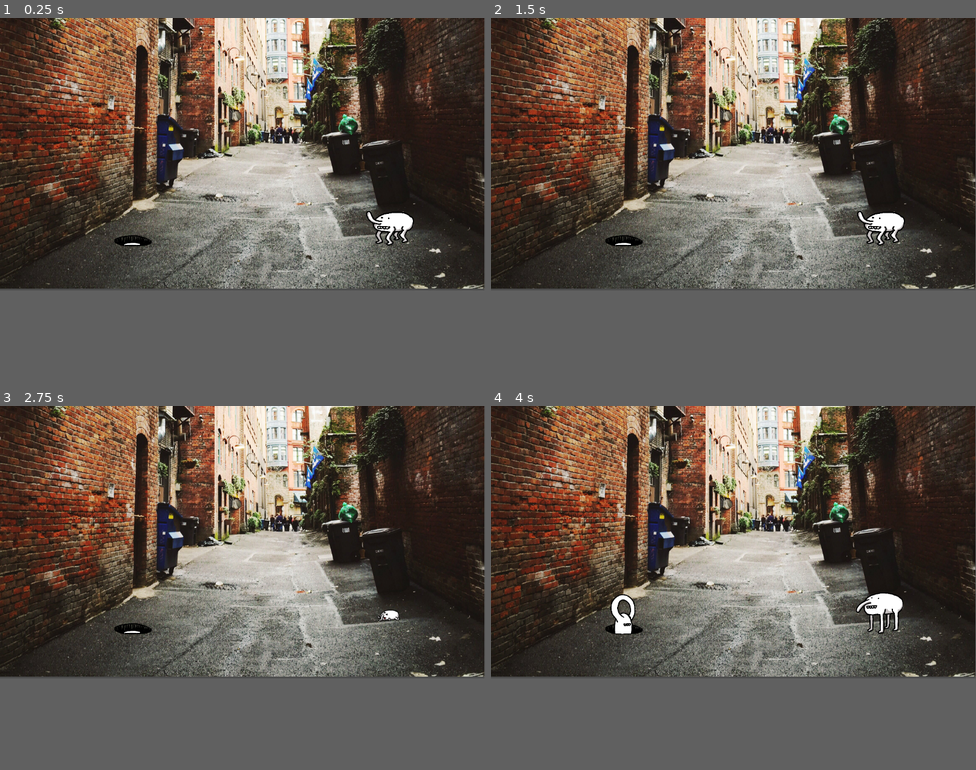
Above: before the commit, frames 1-4 (two rows, left to right).
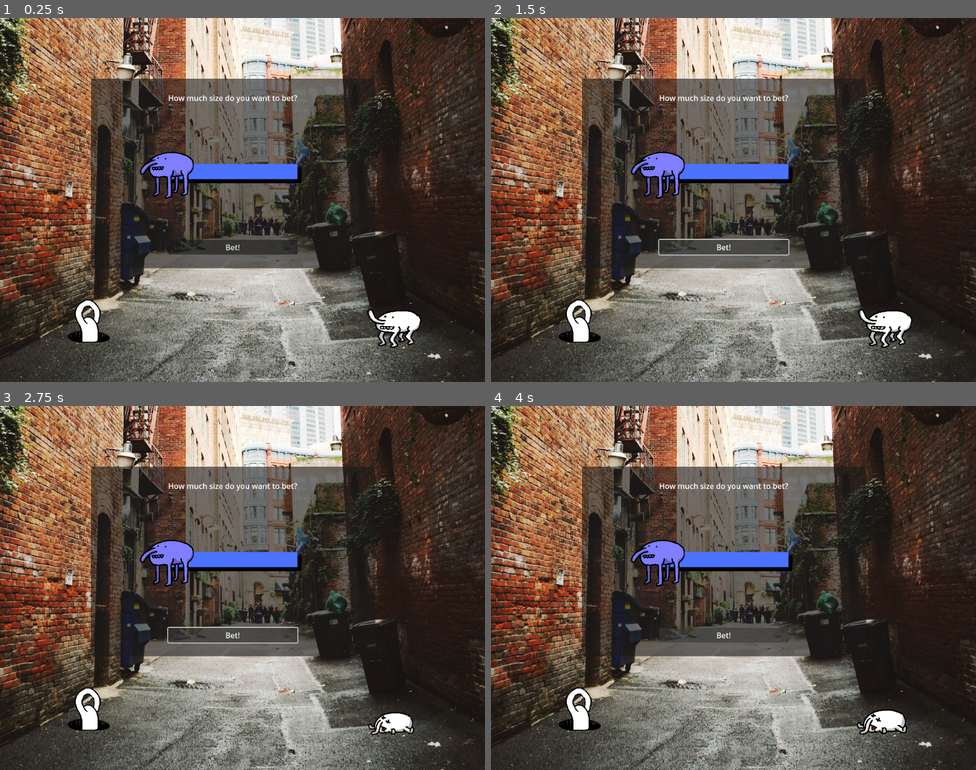
Above: after the commit, the same moments.

Repository: sirovenmitts/microjam-045
Game: Godot game, scene res://World.tscn
Same seed, same stepped clock (60 frames per second), same inputs: the game is played once before the commit and once after it. The project has no main scene, so this scene is started directly.
Inputs (mouse positions are in pixels of both pictures, inside the frame that each line leads up to):
- Up to frame 1 (0.25 s): no input
- Up to frame 2 (1.5 s): click (723, 189) at 0.5 s, where only the run after the commit has a clickable "Bet!"; tap Enter at 1.25 s; hold Right (ui_right) from 1.28 s (still down)
- Up to frame 3 (2.75 s): release Right (ui_right) at 2.03 s; hold Down (ui_down) from 2.03 s (still down)
- Up to frame 4 (4 s): tap Space at 2.75 s; release Down (ui_down) at 2.78 s; hold Right (ui_right) 2.78-3.53 s; hold Up (ui_up) from 3.53 s (still down)
In our replay, the window is 799x449 before the commit and 800x600 after it. These sizes can differ from the game's own. Grey fills any space a smaller window leaves; there, only what the larger window draws over its background counts as a difference.

The runs differ from the first frame. In frame 1, 80% of the frame differs, in the area x 0-100%, y 0-100%; in frame 2, 80%; in frame 3, 80%; in frame 4, 80%.

Commit message:
Maybe a good starter scene? I have no idea what I'm doing here

Diff:
--- /dev/null
+++ b/BetSlider.gd
@@ -0,0 +1,10 @@
+extends HSlider
+
+@export var shrink_me: Node2D
+@export var grow_me: Node2D
+@export var hyperbole: float
+
+func _on_value_changed(value: float) -> void:
+	var risk = remap(value, min_value, max_value, 0, 0.1)
+	shrink_me.scale = Vector2.ONE - Vector2.ONE * risk * hyperbole
+	grow_me.scale = Vector2.ONE + Vector2.ONE * risk * hyperbole
--- /dev/null
+++ b/World.gd
@@ -0,0 +1,3 @@
+extends Node2D
+
+enum Phase { BET, PLAY, TALLY }
--- a/World.tscn
+++ b/World.tscn
@@ -1,7 +1,8 @@
-[gd_scene load_steps=26 format=3 uid="uid://ditu0ml82vd3v"]
+[gd_scene load_steps=32 format=3 uid="uid://ditu0ml82vd3v"]
 
 [ext_resource type="Texture2D" uid="uid://ne7ac4qvbxya" path="res://Assets/Untitled_Artwork-2 2.png" id="1_eu7l1"]
 [ext_resource type="Texture2D" uid="uid://yv81jmvrlw3c" path="res://Assets/alleyway-in-seattle-washington.jpg" id="1_jyqkj"]
+[ext_resource type="Script" uid="uid://clchunup1i3t2" path="res://World.gd" id="1_ydbc3"]
 [ext_resource type="Texture2D" uid="uid://nb1nldir8w3j" path="res://Assets/Untitled_Artwork-3 2.png" id="2_p1v5b"]
 [ext_resource type="Texture2D" uid="uid://cr7ivs7j5qtiw" path="res://Assets/Untitled_Artwork-4 2.png" id="3_wygdx"]
 [ext_resource type="Texture2D" uid="uid://qdvjj7h3c5sa" path="res://Assets/Untitled_Artwork-1 2.png" id="4_bah7m"]
@@ -23,6 +24,7 @@
 [ext_resource type="Texture2D" uid="uid://be2w2o2fw5lj3" path="res://Assets/Untitled_Artwork-14.png" id="20_0vv3x"]
 [ext_resource type="Texture2D" uid="uid://dt4g42wpc0bml" path="res://Assets/Untitled_Artwork-15.png" id="21_fsfaj"]
 [ext_resource type="Script" uid="uid://bwxw8k6df0yj7" path="res://animated_sprite_2d_2.gd" id="22_yktx5"]
+[ext_resource type="Script" uid="uid://dler1kt7eg66t" path="res://BetSlider.gd" id="25_aj1ai"]
 
 [sub_resource type="SpriteFrames" id="SpriteFrames_fvag4"]
 animations = [{
@@ -64,7 +66,10 @@
 animations = [{
 "frames": [{
 "duration": 1.0,
-"texture": ExtResource("19_6xgc5")
+"texture": ExtResource("14_rhl3w")
+}, {
+"duration": 2.0,
+"texture": ExtResource("15_bun23")
 }],
 "loop": true,
 "name": &"default",
@@ -126,24 +131,202 @@
 "speed": 5.0
 }]
 
+[sub_resource type="ViewportTexture" id="ViewportTexture_d7dfr"]
+viewport_path = NodePath("BetUI/ScaleView")
+
+[sub_resource type="ViewportTexture" id="ViewportTexture_c2gv2"]
+viewport_path = NodePath("BetUI/ScaleView")
+
+[sub_resource type="ViewportTexture" id="ViewportTexture_rp4qs"]
+viewport_path = NodePath("BetUI/ScaleView")
+
+[sub_resource type="StyleBoxFlat" id="StyleBoxFlat_ydbc3"]
+content_margin_top = 16.0
+content_margin_bottom = 16.0
+bg_color = Color(0.299232, 0.452353, 1, 1)
+shadow_color = Color(0, 0, 0, 1)
+shadow_size = 1
+shadow_offset = Vector2(8, 8)
+
 [node name="Node2D" type="Node2D"]
+script = ExtResource("1_ydbc3")
 
 [node name="Alleyway-in-seattle-washington" type="Sprite2D" parent="."]
-position = Vector2(630, 32)
+position = Vector2(512, 192)
 scale = Vector2(0.5, 0.5)
 texture = ExtResource("1_jyqkj")
 
-[node name="AnimatedSprite2D" type="AnimatedSprite2D" parent="."]
-position = Vector2(927, 485)
+[node name="Node2D" type="Node2D" parent="."]
+position = Vector2(832, 704)
+script = ExtResource("6_p1v5b")
+
+[node name="Sprite" type="AnimatedSprite2D" parent="Node2D"]
+position = Vector2(0, -64)
 sprite_frames = SubResource("SpriteFrames_fvag4")
 animation = &"talk"
 autoplay = "default"
-script = ExtResource("6_p1v5b")
 
 [node name="AnimatedSprite2D2" type="AnimatedSprite2D" parent="."]
-position = Vector2(321, 498)
+position = Vector2(192, 640)
 sprite_frames = SubResource("SpriteFrames_88f54")
-animation = &"reveal"
 script = ExtResource("22_yktx5")
 
-[connection signal="animation_finished" from="AnimatedSprite2D" to="AnimatedSprite2D" method="_on_animation_finished"]
+[node name="BetUI" type="Control" parent="."]
+layout_mode = 3
+anchors_preset = 15
+anchor_right = 1.0
+anchor_bottom = 1.0
+offset_left = 192.0
+offset_top = 128.0
+offset_right = 792.0
+offset_bottom = 528.0
+grow_horizontal = 2
+grow_vertical = 2
+
+[node name="ScaleView" type="SubViewport" parent="BetUI"]
+disable_3d = true
+transparent_bg = true
+size = Vector2i(256, 256)
+
+[node name="Node2D" type="Node2D" parent="BetUI/ScaleView"]
+position = Vector2(128, 128)
+
+[node name="GrowMe" type="Sprite2D" parent="BetUI/ScaleView/Node2D"]
+modulate = Color(1, 0, 0, 0.501961)
+texture = ExtResource("4_bah7m")
+
+[node name="StayTheSame" type="Sprite2D" parent="BetUI/ScaleView/Node2D"]
+texture = ExtResource("4_bah7m")
+
+[node name="ShrinkMe" type="Sprite2D" parent="BetUI/ScaleView/Node2D"]
+modulate = Color(0, 0, 1, 0.501961)
+texture = ExtResource("4_bah7m")
+
+[node name="Panel" type="Panel" parent="BetUI"]
+layout_mode = 1
+anchors_preset = 15
+anchor_right = 1.0
+anchor_bottom = 1.0
+grow_horizontal = 2
+grow_vertical = 2
+
+[node name="MarginContainer" type="CenterContainer" parent="BetUI/Panel"]
+layout_mode = 1
+anchors_preset = 15
+anchor_right = 1.0
+anchor_bottom = 1.0
+grow_horizontal = 2
+grow_vertical = 2
+
+[node name="VBoxContainer" type="VBoxContainer" parent="BetUI/Panel/MarginContainer"]
+layout_mode = 2
+theme_override_constants/separation = 16
+
+[node name="Label" type="Label" parent="BetUI/Panel/MarginContainer/VBoxContainer"]
+layout_mode = 2
+text = "How much size do you want to bet?"
+
+[node name="HSlider" type="HSlider" parent="BetUI/Panel/MarginContainer/VBoxContainer" node_paths=PackedStringArray("shrink_me", "grow_me")]
+layout_mode = 2
+theme_override_constants/center_grabber = 1
+theme_override_icons/grabber = SubResource("ViewportTexture_d7dfr")
+theme_override_icons/grabber_highlight = SubResource("ViewportTexture_c2gv2")
+theme_override_icons/grabber_disabled = SubResource("ViewportTexture_rp4qs")
+theme_override_styles/slider = SubResource("StyleBoxFlat_ydbc3")
+min_value = 10.0
+value = 10.0
+script = ExtResource("25_aj1ai")
+shrink_me = NodePath("../../../../ScaleView/Node2D/ShrinkMe")
+grow_me = NodePath("../../../../ScaleView/Node2D/GrowMe")
+hyperbole = 3.0
+
+[node name="Button" type="Button" parent="BetUI/Panel/MarginContainer/VBoxContainer"]
+layout_mode = 2
+text = "Bet!"
+
+[node name="PlayUI" type="Control" parent="."]
+visible = false
+layout_mode = 3
+anchors_preset = 15
+anchor_right = 1.0
+anchor_bottom = 1.0
+offset_right = 600.0
+offset_bottom = 400.0
+grow_horizontal = 2
+grow_vertical = 2
+
+[node name="Panel" type="Panel" parent="PlayUI"]
+layout_mode = 1
+anchors_preset = 15
+anchor_right = 1.0
+anchor_bottom = 1.0
+offset_left = 192.0
+offset_top = 128.0
+offset_right = 192.0
+offset_bottom = 128.0
+grow_horizontal = 2
+grow_vertical = 2
+
+[node name="VBoxContainer" type="VBoxContainer" parent="PlayUI/Panel"]
+layout_mode = 0
+offset_right = 40.0
+offset_bottom = 40.0
+
+[node name="Label" type="Label" parent="PlayUI/Panel/VBoxContainer"]
+layout_mode = 2
+text = "How much size do you want to bet?"
+
+[node name="HSlider" type="HSlider" parent="PlayUI/Panel/VBoxContainer"]
+layout_mode = 2
+min_value = 10.0
+value = 10.0
+tick_count = 10
+
+[node name="Button" type="Button" parent="PlayUI/Panel/VBoxContainer"]
+layout_mode = 2
+text = "Bet!"
+
+[node name="TallyUI" type="Control" parent="."]
+visible = false
+layout_mode = 3
+anchors_preset = 15
+anchor_right = 1.0
+anchor_bottom = 1.0
+offset_right = 600.0
+offset_bottom = 400.0
+grow_horizontal = 2
+grow_vertical = 2
+
+[node name="Panel" type="Panel" parent="TallyUI"]
+layout_mode = 1
+anchors_preset = 15
+anchor_right = 1.0
+anchor_bottom = 1.0
+offset_left = 192.0
+offset_top = 128.0
+offset_right = 192.0
+offset_bottom = 128.0
+grow_horizontal = 2
+grow_vertical = 2
+
+[node name="VBoxContainer" type="VBoxContainer" parent="TallyUI/Panel"]
+layout_mode = 0
+offset_right = 40.0
+offset_bottom = 40.0
+
+[node name="Label" type="Label" parent="TallyUI/Panel/VBoxContainer"]
+layout_mode = 2
+text = "How much size do you want to bet?"
+
+[node name="HSlider" type="HSlider" parent="TallyUI/Panel/VBoxContainer"]
+layout_mode = 2
+min_value = 10.0
+value = 10.0
+tick_count = 10
+
+[node name="Button" type="Button" parent="TallyUI/Panel/VBoxContainer"]
+layout_mode = 2
+text = "Bet!"
+
+[connection signal="animation_finished" from="Node2D/Sprite" to="Node2D/Sprite" method="_on_animation_finished"]
+[connection signal="value_changed" from="BetUI/Panel/MarginContainer/VBoxContainer/HSlider" to="BetUI/Panel/MarginContainer/VBoxContainer/HSlider" method="_on_value_changed"]
--- a/animated_sprite_2d.gd
+++ b/animated_sprite_2d.gd
@@ -1,16 +1,18 @@
-extends AnimatedSprite2D
+extends Node2D
+
+@onready var sprite = $Sprite
 
 func _physics_process(delta: float) -> void:
 	if Input.is_action_just_pressed("ui_left"):
-		play('talk')
+		sprite.play('talk')
 		await get_tree().create_timer(5).timeout
-		play("default")
+		sprite.play("default")
 	if Input.is_action_just_pressed("ui_right"):
-		play("die")
+		sprite.play("die")
 	if Input.is_action_just_pressed("ui_up"):
-		scale *= 2
+		scale *= 1.1
 	if Input.is_action_just_pressed("ui_down"):
-		scale /= 2
+		scale /= 1.1
 
 func _on_animation_finished() -> void:
-	play("default")
+	sprite.play("default")
--- a/project.godot
+++ b/project.godot
@@ -10,9 +10,15 @@
 
 [application]
 
-config/name="rl-test"
+config/name="microjam-045"
 config/features=PackedStringArray("4.4", "GL Compatibility")
 config/icon="res://icon.svg"
+
+[display]
+
+window/size/viewport_width=1024
+window/size/viewport_height=768
+window/stretch/mode="viewport"
 
 [rendering]
 
Not shown, added: BetSlider.gd.uid
Not shown, added: World.gd.uid
Not shown, added: ROADMAP.md
